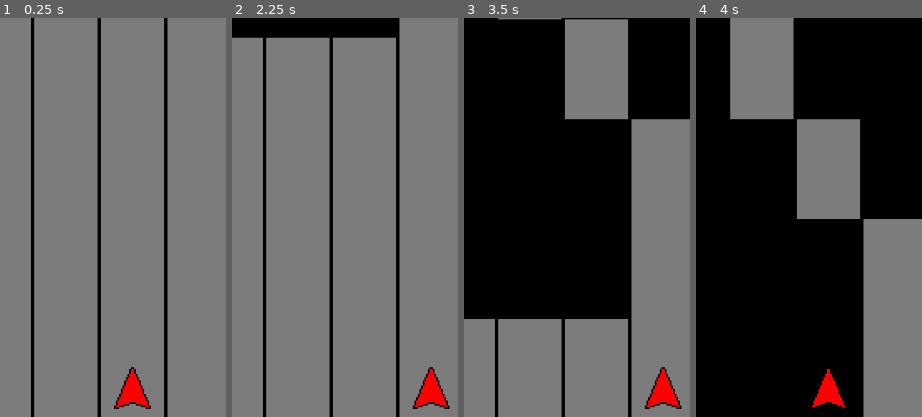
Above: before the commit, frames 1-4 (left to right).
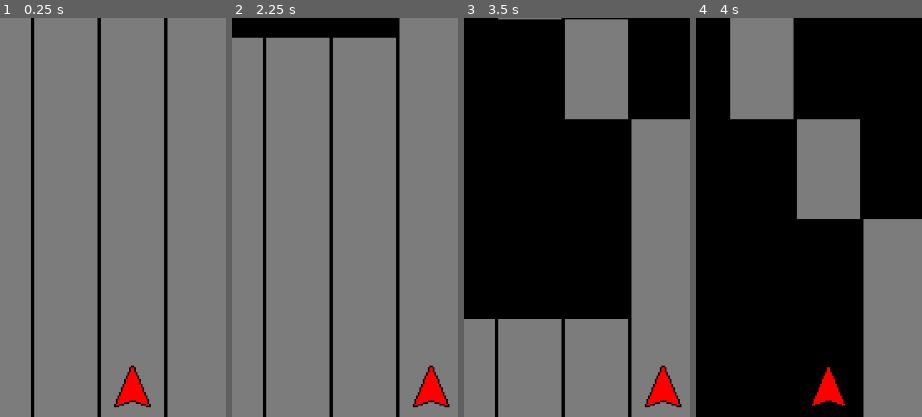
Above: after the commit, the same moments.

Repository: PizzaLovers007/Acerola-Jam-0
Game: Godot game, scene res://Scenes/Game.tscn
Two runs of this game, one before a commit and one after it. Both use one fixed random seed, a clock stepped at 60 frames per second and the inputs below. Sound files missing from this copy of the repository are replaced by a short silence.
Inputs:
- Up to frame 1 (0.25 s): no input
- Up to frame 2 (2.25 s): tap Enter (ui_accept) at 0.5, 0.6, 0.77, 1.07, 1.35, 1.52, 1.82, 2.1 s; hold Right (ui_right) 0.53-1.28 s; hold Left (ui_left) 1.28-2.03 s; hold Right (ui_right) from 2.03 s (still down)
- Up to frame 3 (3.5 s): keep holding Right (ui_right); tap Enter (ui_accept) at 2.85, 3.02, 3.32 s
- Up to frame 4 (4 s): release Right (ui_right) at 3.53 s; hold Left (ui_left) from 3.53 s (still down); tap Enter (ui_accept) at 3.6, 3.77 s
The pictures show only the part of the screen within x 25-75%, y 29-79%; the shares and areas given below are measured in that part.

The runs differ from the first frame. In frame 1, 0.3% of the frame differs, in the area x 50-67%, y 86-98%; in frame 2, 0.3%, in the area x 80-97%, y 86-98%; in frame 3, 0.3%; in frame 4, 0.2%.

Commit message:
Player death

Diff:
--- a/Scenes/Game.tscn
+++ b/Scenes/Game.tscn
@@ -181,3 +181,21 @@
 anchor_bottom = 1.0
 grow_horizontal = 2
 grow_vertical = 2
+
+[node name="GUI" type="CanvasLayer" parent="." groups=["gui"]]
+layer = 10
+
+[node name="GameOver" type="RichTextLabel" parent="GUI"]
+visible = false
+anchors_preset = 14
+anchor_top = 0.5
+anchor_right = 1.0
+anchor_bottom = 0.5
+grow_horizontal = 2
+grow_vertical = 2
+theme_override_font_sizes/normal_font_size = 50
+bbcode_enabled = true
+text = "[center]Game Over!
+
+Press Space to retry[/center]"
+fit_content = true
--- a/Scenes/Objects/Column.tscn
+++ b/Scenes/Objects/Column.tscn
@@ -5,6 +5,6 @@
 [node name="Column" type="Node2D"]
 
 [node name="Sprite2D" type="Sprite2D" parent="."]
-position = Vector2(0, -606)
-scale = Vector2(2, 12.12)
+position = Vector2(0, -480)
+scale = Vector2(2, 9.6)
 texture = ExtResource("1_d36e0")
--- a/Scenes/Objects/Player.tscn
+++ b/Scenes/Objects/Player.tscn
@@ -1,32 +1,34 @@
 [gd_scene load_steps=6 format=3 uid="uid://bbuo24wyxqqay"]
 
 [ext_resource type="Texture2D" uid="uid://dmwh22s5lp4bn" path="res://Sprites/player_ship.png" id="1_uvvdc"]
-[ext_resource type="Script" path="res://Scripts/Player/PlayerState.gd" id="3_khl6i"]
 [ext_resource type="AudioStream" uid="uid://cbyb75imslw3t" path="res://Sounds/Hit_Hurt.wav" id="4_0gb6e"]
-[ext_resource type="Script" path="res://Scripts/Player/PlayerControl.gd" id="4_rcthe"]
+[ext_resource type="AudioStream" uid="uid://dwym8a4nu4bc" path="res://Sounds/Hit_Dead.wav" id="4_qv5wy"]
+[ext_resource type="Script" path="res://Scripts/Player/Player.gd" id="4_rcthe"]
 
-[sub_resource type="RectangleShape2D" id="RectangleShape2D_s84js"]
-size = Vector2(44, 50)
+[sub_resource type="CircleShape2D" id="CircleShape2D_0xy4d"]
 
 [node name="Player" type="Node2D" groups=["player"]]
-script = ExtResource("3_khl6i")
+script = ExtResource("4_rcthe")
 
 [node name="Sprite" type="Sprite2D" parent="."]
+position = Vector2(0, -2)
 scale = Vector2(2, 2)
 texture = ExtResource("1_uvvdc")
 
 [node name="Area2D" type="Area2D" parent="."]
 
 [node name="CollisionShape2D" type="CollisionShape2D" parent="Area2D"]
-position = Vector2(0, 1)
-shape = SubResource("RectangleShape2D_s84js")
-
-[node name="PlayerControl" type="Node" parent="."]
-script = ExtResource("4_rcthe")
+position = Vector2(0, 2.38419e-07)
+scale = Vector2(1e-05, 1e-05)
+shape = SubResource("CircleShape2D_0xy4d")
 
 [node name="HitPlayer" type="AudioStreamPlayer" parent="."]
 stream = ExtResource("4_0gb6e")
 volume_db = -4.0
 
-[connection signal="area_entered" from="Area2D" to="PlayerControl" method="_on_area_2d_area_entered"]
-[connection signal="area_exited" from="Area2D" to="PlayerControl" method="_on_area_2d_area_exited"]
+[node name="KillPlayer" type="AudioStreamPlayer" parent="."]
+stream = ExtResource("4_qv5wy")
+volume_db = -4.0
+
+[connection signal="area_entered" from="Area2D" to="." method="_on_area_2d_area_entered"]
+[connection signal="area_exited" from="Area2D" to="." method="_on_area_2d_area_exited"]
--- a/Scripts/Core/Conductor.gd
+++ b/Scripts/Core/Conductor.gd
@@ -39,6 +39,11 @@
 	is_playing = true
 
 
+func stop() -> void:
+	player.stop()
+	is_playing = false
+
+
 func get_beat_time() -> float:
 	return 60 / bpm
 
@@ -56,7 +61,7 @@
 	if time_raw < prev_time_raw:
 		if prev_time_raw - time_raw < 0.1:
 			return
-		print("big reverse: ", prev_time_raw - time_raw)
+		print("big reverse: prev=", prev_time_raw, " curr=", time_raw, " delta=", prev_time_raw - time_raw)
 		loops += 1
 		prev_time_raw -= song_length_beats / bpm * 60
 
--- a/Scripts/Core/GameController.gd
+++ b/Scripts/Core/GameController.gd
@@ -1,8 +1,9 @@
 class_name GameController
 extends Node
 
-@onready var player_state: PlayerState = get_tree().get_first_node_in_group("player")
+@onready var player: Player = get_tree().get_first_node_in_group("player")
 @onready var conductor: Conductor = get_tree().get_first_node_in_group("conductor")
+@onready var game_over_text: RichTextLabel = get_tree().get_first_node_in_group("gui").get_node("GameOver")
 
 var has_started: bool = false
 var curr_state: GameState = GameState.START
@@ -11,9 +12,20 @@
 
 
 func _ready() -> void:
-	pass
+	player.player_died.connect(_on_player_died)
+
+
+func _on_player_died() -> void:
+	conductor.stop()
+	curr_state = GameState.DEAD
+	game_over_text.visible = true
+
 
 func _process(delta: float) -> void:
-	if not conductor.is_playing:
-		conductor.play()
-	pass
+	match curr_state:
+		GameState.START:
+			conductor.play()
+			curr_state = GameState.PLAYING
+		GameState.DEAD:
+			if Input.is_action_just_pressed("ui_accept"):
+				get_tree().reload_current_scene()
--- /dev/null
+++ b/Scripts/Player/Player.gd
@@ -0,0 +1,96 @@
+class_name Player
+extends Node2D
+
+const COYOTE_TIME_MS = 80
+
+signal player_died
+
+@onready var hit_player: AudioStreamPlayer = $HitPlayer
+@onready var kill_player: AudioStreamPlayer = $KillPlayer
+@onready var sprite: Sprite2D = get_node("Sprite")
+@onready var conductor: Conductor = get_tree().get_first_node_in_group("conductor")
+
+@export var health: int = 1
+@export var column: int = 0
+@export var is_controllable: bool = true
+@export var invuln_time: float = 0
+
+var _inside_count: int = 0
+var _entered_obstacle_us: int = 0
+var _move_tween: Tween = null
+
+
+# Called when the node enters the scene tree for the first time.
+func _ready() -> void:
+	pass # Replace with function body.
+
+
+# Called every frame. 'delta' is the elapsed time since the previous frame.
+func _process(delta: float) -> void:
+	if invuln_time > 0:
+		invuln_time = max(invuln_time - delta, 0)
+		if invuln_time == 0:
+			sprite.modulate.a = 1
+	_process_damage()
+	_process_inputs()
+
+
+func _process_damage() -> void:
+	if invuln_time > 0:
+		return
+	if _inside_count > 0 and Time.get_ticks_usec() - _entered_obstacle_us > COYOTE_TIME_MS * 1000:
+		health -= 1
+		if health > 0:
+			hit_player.play()
+			invuln_time = 4
+			sprite.modulate.a = 0.5
+		if health == 0:
+			player_died.emit()
+			kill_player.play()
+			invuln_time = 1000
+			is_controllable = false
+			sprite.modulate.a = 0
+			await get_tree().create_timer(5).timeout
+			queue_free()
+
+
+func _process_inputs() -> void:
+	if not is_controllable or _move_tween != null:
+		return
+
+	if Input.is_action_just_pressed("ui_left"):
+		column -= 1
+	elif Input.is_action_just_pressed("ui_right"):
+		column += 1
+	else:
+		return
+
+	if column < -2 or column > 2:
+		column = clamp(column, -2, 2)
+		return
+
+	var target_x = Constants.MIDDLE_X + column * Constants.COLUMN_WIDTH
+	_move_tween = get_tree().create_tween()
+	_move_tween.set_ease(Tween.EASE_OUT)
+	_move_tween.set_trans(Tween.TRANS_QUINT)
+	_move_tween.tween_property(self, "position:x", target_x, conductor.get_beat_time() / 6)
+	_move_tween.tween_callback(func(): _move_tween = null)
+	_move_tween.play()
+
+
+func _on_area_2d_area_entered(area: Area2D) -> void:
+	if not area.is_in_group("obstacle"):
+		return
+	if _inside_count == 0:
+		_entered_obstacle_us = Time.get_ticks_usec()
+	_inside_count += 1
+
+
+func _on_area_2d_area_exited(area: Area2D) -> void:
+	if not area.is_in_group("obstacle"):
+		return
+	if Time.get_ticks_usec() - _entered_obstacle_us <= COYOTE_TIME_MS * 1000:
+		print("coyoted! ", (Time.get_ticks_usec() - _entered_obstacle_us) / 1000.0, "ms")
+	_inside_count -= 1
+	if _inside_count == 0:
+		_entered_obstacle_us = 0
--- a/Scripts/Player/PlayerControl.gd
+++ /dev/null
@@ -1,53 +0,0 @@
-class_name PlayerControl
-extends Node
-
-const COYOTE_TIME_MS = 80
-
-@onready var player_state: PlayerState = get_tree().get_first_node_in_group("player")
-@onready var hit_player: AudioStreamPlayer = get_node("../HitPlayer")
-
-var _inside_count: int = 0
-var _entered_obstacle_us: int = 0
-
-# Called when the node enters the scene tree for the first time.
-func _ready() -> void:
-	pass # Replace with function body.
-
-
-# Called every frame. 'delta' is the elapsed time since the previous frame.
-func _process(delta: float) -> void:
-	player_state.invuln_time = max(player_state.invuln_time - delta, 0)
-	_process_damage()
-	if not player_state.is_controllable:
-		return
-	if Input.is_action_just_pressed("ui_left"):
-		player_state.column -= 1
-	elif Input.is_action_just_pressed("ui_right"):
-		player_state.column += 1
-
-
-func _on_area_2d_area_entered(area: Area2D) -> void:
-	if not area.is_in_group("obstacle"):
-		return
-	if _inside_count == 0:
-		_entered_obstacle_us = Time.get_ticks_usec()
-	_inside_count += 1
-
-
-func _on_area_2d_area_exited(area: Area2D) -> void:
-	if not area.is_in_group("obstacle"):
-		return
-	if Time.get_ticks_usec() - _entered_obstacle_us <= COYOTE_TIME_MS * 1000:
-		print("coyoted! ", (Time.get_ticks_usec() - _entered_obstacle_us) / 1000.0, "ms")
-	_inside_count -= 1
-	if _inside_count == 0:
-		_entered_obstacle_us = 0
-
-
-func _process_damage() -> void:
-	if player_state.invuln_time > 0:
-		return
-	if _inside_count > 0 and Time.get_ticks_usec() - _entered_obstacle_us > COYOTE_TIME_MS * 1000:
-		hit_player.play()
-		player_state.health -= 1
-		player_state.invuln_time = 4
--- a/Scripts/Player/PlayerState.gd
+++ /dev/null
@@ -1,22 +0,0 @@
-class_name PlayerState
-extends Node2D
-
-@onready var sprite: Sprite2D = get_node("Sprite")
-
-@export var health: int = 3
-@export var column: int = 0:
-	set(value):
-		if value >= -2 and value <= 2:
-			column = value
-			transform.origin.x = Constants.MIDDLE_X + value * Constants.COLUMN_WIDTH
-
-@export var is_controllable: bool = true
-@export var invuln_time: float = 0:
-	set(value):
-		if invuln_time == value:
-			return
-		invuln_time = value
-		if value != 0:
-			sprite.modulate.a = 0.5
-		else:
-			sprite.modulate.a = 1
Not shown, added: Sounds/Hit_Dead.wav.import
Not shown, added: Sounds/Hit_Dead.bfxrsound
Not shown, added: Sounds/Hit_Dead.wav
Not shown, added: Sounds/sfx.bfxrlibrary
